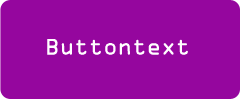
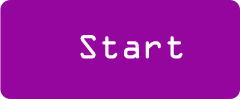
The second 240 x 100 image is a revision of the first. Changes to its layers:
renamed "Buttontext" to "Start", painted on it over [47, 35, 188, 59]
